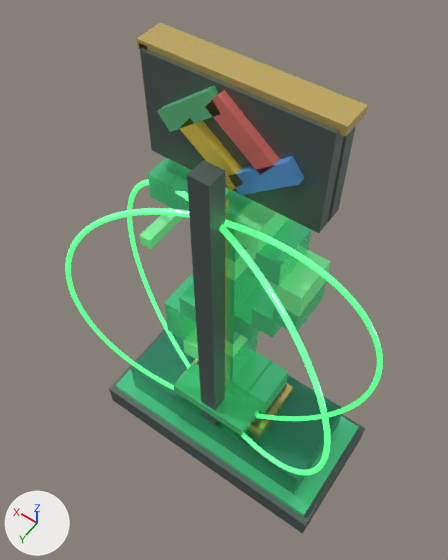
The glTF model assets/gdg_green_dollar_gdg_topper.glb: old version first, new version second.
Before and after are seen from a 50 mm camera at (-2.61, 3.95, 9.96) aimed at (0.26, -0.07, 3.65). Arrows for +X, +Y and +Z are at lower left; the lights stay in place. The picture after the commit comes second. Where no turn or scale is listed for an object, it has been applied to the vertices.

The older version as bpy lines, for what is in view:
```python
ob_emerald_dollar_voxel_5 = bpy.data.objects.new('Emerald_dollar_voxel_5', me_emerald_dollar_voxel_5)
ob_emerald_dollar_voxel_5.location = (0.0, 0.0, 0.0)
ob_gdg_blue_back = bpy.data.objects.new('GDG_blue_back', me_gdg_blue_back)
ob_gdg_blue_back.location = (0.0, 0.0, 0.0)
ob_gdg_green_back = bpy.data.objects.new('GDG_green_back', me_gdg_green_back)
ob_gdg_green_back.location = (0.0, 0.0, 0.0)
ob_gdg_red_back = bpy.data.objects.new('GDG_red_back', me_gdg_red_back)
ob_gdg_red_back.location = (0.0, 0.0, 0.0)
ob_gdg_yellow_back = bpy.data.objects.new('GDG_yellow_back', me_gdg_yellow_back)
ob_gdg_yellow_back.location = (0.0, 0.0, 0.0)
# also in view: 'Emerald_dollar_voxel_7' at (-0.28, 0.0, 1.78); 'Emerald_dollar_voxel_27' at (0.86, 0.0, 2.8); 'Green_aura_orbit_1' at (0.0, 0.48, 3.35); 'Emerald_dollar_voxel_2' at (-0.57, 0.0, 4.84); 'Base_green_trim' at (0.0, 0.0, 0.47)
```
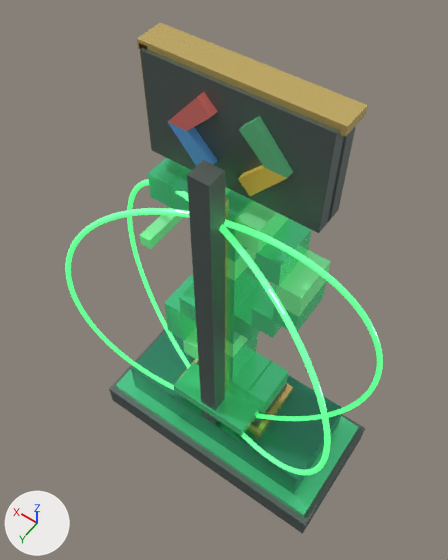
Commit message: fix(sponsors): replace closed diamond with horizontal GDG logo brackets on topper

Where the change shows, as pixel boxes (x1, y1, x2, y2) in the pictures (448 x 560 px):
'GDG_red_back', reshaped (33% narrower, 53% shorter)
    before: (205, 90, 280, 175)
    after: (168, 92, 218, 131)
'GDG_green_back', reshaped
    before: (157, 86, 220, 132)
    after: (239, 116, 293, 178)
'GDG_blue_back', reshaped
    before: (229, 156, 304, 195)
    after: (168, 122, 218, 166)
'GDG_yellow_back', reshaped (22% narrower, 56% shorter)
    before: (180, 119, 243, 191)
    after: (238, 165, 287, 196)

Diff of the bpy script that builds the scene:
```diff
--- a/assets/gdg_green_dollar_gdg_topper.glb.py
+++ b/assets/gdg_green_dollar_gdg_topper.glb.py
@@ me_gdg_blue_back @@
-me_gdg_blue_back.from_pydata(...)  # 8 vertices, 12 faces; spans x -0.798..-0.042, y 0.17..0.29, z 5.689..6.351
-me_gdg_blue_back.vertices[0].co = (-0.798, 0.29, 6.169)  # pixel (298, 184)
-me_gdg_blue_back.vertices[1].co = (-0.798, 0.17, 6.169)
-me_gdg_blue_back.vertices[2].co = (-0.657, 0.29, 6.351)  # pixel (286, 162)
-me_gdg_blue_back.vertices[3].co = (-0.657, 0.17, 6.351)
-me_gdg_blue_back.vertices[4].co = (-0.183, 0.29, 5.689)  # pixel (239, 195)
-me_gdg_blue_back.vertices[5].co = (-0.183, 0.17, 5.689)
-me_gdg_blue_back.vertices[6].co = (-0.042, 0.29, 5.871)  # pixel (228, 175)
-me_gdg_blue_back.vertices[7].co = (-0.042, 0.17, 5.871)
+me_gdg_blue_back.from_pydata(...)  # 8 vertices, 12 faces; spans x 0.15..0.68, y 0.17..0.29, z 5.74..6.18
+# me_gdg_blue_back part 1
+me_gdg_blue_back.vertices[0].co = (0.68, 0.29, 6.18)  # pixel (167, 121)
+me_gdg_blue_back.vertices[1].co = (0.68, 0.17, 6.18)  # pixel (174, 115)
+me_gdg_blue_back.vertices[2].co = (0.44, 0.29, 6.18)  # pixel (186, 131)
+me_gdg_blue_back.vertices[3].co = (0.44, 0.17, 6.18)
+me_gdg_blue_back.vertices[4].co = (0.3, 0.29, 5.74)
+me_gdg_blue_back.vertices[5].co = (0.3, 0.17, 5.74)
+me_gdg_blue_back.vertices[6].co = (0.15, 0.29, 5.89)
+me_gdg_blue_back.vertices[7].co = (0.15, 0.17, 5.89)
 me_gdg_blue_back.materials.append(mat_material_6)
@@ me_gdg_red_back @@
-me_gdg_red_back.from_pydata(...)  # 8 vertices, 12 faces; spans x -0.538..0.218, y 0.17..0.29, z 6.069..6.731
-me_gdg_red_back.vertices[0].co = (-0.397, 0.29, 6.069)  # pixel (260, 174)
-me_gdg_red_back.vertices[1].co = (-0.397, 0.17, 6.069)
-me_gdg_red_back.vertices[2].co = (-0.538, 0.29, 6.251)  # pixel (274, 165)
-me_gdg_red_back.vertices[3].co = (-0.538, 0.17, 6.251)
-me_gdg_red_back.vertices[4].co = (0.218, 0.29, 6.549)  # pixel (204, 106)
-me_gdg_red_back.vertices[5].co = (0.218, 0.17, 6.549)
-me_gdg_red_back.vertices[6].co = (0.077, 0.29, 6.731)  # pixel (217, 95)
-me_gdg_red_back.vertices[7].co = (0.077, 0.17, 6.731)  # pixel (225, 88)
+me_gdg_red_back.from_pydata(...)  # 8 vertices, 12 faces; spans x 0.15..0.68, y 0.17..0.29, z 6.18..6.62
+# me_gdg_red_back part 2
+me_gdg_red_back.vertices[0].co = (0.44, 0.29, 6.18)  # pixel (186, 131)
+me_gdg_red_back.vertices[1].co = (0.44, 0.17, 6.18)
+me_gdg_red_back.vertices[2].co = (0.68, 0.29, 6.18)  # pixel (167, 121)
+me_gdg_red_back.vertices[3].co = (0.68, 0.17, 6.18)  # pixel (174, 115)
+me_gdg_red_back.vertices[4].co = (0.15, 0.29, 6.47)  # pixel (211, 117)
+me_gdg_red_back.vertices[5].co = (0.15, 0.17, 6.47)  # pixel (218, 110)
+me_gdg_red_back.vertices[6].co = (0.3, 0.29, 6.62)  # pixel (197, 97)
+me_gdg_red_back.vertices[7].co = (0.3, 0.17, 6.62)
 me_gdg_red_back.materials.append(mat_material_7)
@@ me_gdg_green_back @@
-me_gdg_green_back.from_pydata(...)  # 8 vertices, 12 faces; spans x 0.042..0.798, y 0.17..0.29, z 6.069..6.731
-me_gdg_green_back.vertices[0].co = (0.042, 0.29, 6.549)  # pixel (220, 114)
-me_gdg_green_back.vertices[1].co = (0.042, 0.17, 6.549)
-me_gdg_green_back.vertices[2].co = (0.183, 0.29, 6.731)  # pixel (207, 90)
-me_gdg_green_back.vertices[3].co = (0.183, 0.17, 6.731)  # pixel (215, 84)
-me_gdg_green_back.vertices[4].co = (0.657, 0.29, 6.069)  # pixel (169, 131)
-me_gdg_green_back.vertices[5].co = (0.657, 0.17, 6.069)
-me_gdg_green_back.vertices[6].co = (0.798, 0.29, 6.251)  # pixel (157, 111)
-me_gdg_green_back.vertices[7].co = (0.798, 0.17, 6.251)
+me_gdg_green_back.from_pydata(...)  # 8 vertices, 12 faces; spans x -0.68..-0.15, y 0.17..0.29, z 6.18..6.62
+# me_gdg_green_back part 3
+me_gdg_green_back.vertices[0].co = (-0.68, 0.29, 6.18)  # pixel (287, 178)
+me_gdg_green_back.vertices[1].co = (-0.68, 0.17, 6.18)
+me_gdg_green_back.vertices[2].co = (-0.44, 0.29, 6.18)  # pixel (264, 167)
+me_gdg_green_back.vertices[3].co = (-0.44, 0.17, 6.18)
+me_gdg_green_back.vertices[4].co = (-0.3, 0.29, 6.62)  # pixel (253, 121)
+me_gdg_green_back.vertices[5].co = (-0.3, 0.17, 6.62)
+me_gdg_green_back.vertices[6].co = (-0.15, 0.29, 6.47)  # pixel (238, 129)
+me_gdg_green_back.vertices[7].co = (-0.15, 0.17, 6.47)
 me_gdg_green_back.materials.append(mat_material_8)
@@ me_gdg_yellow_back @@
-me_gdg_yellow_back.from_pydata(...)  # 8 vertices, 12 faces; spans x -0.218..0.538, y 0.17..0.29, z 5.689..6.351
-me_gdg_yellow_back.vertices[0].co = (-0.077, 0.29, 5.689)  # pixel (231, 190)
-me_gdg_yellow_back.vertices[1].co = (-0.077, 0.17, 5.689)
-me_gdg_yellow_back.vertices[2].co = (-0.218, 0.29, 5.871)  # pixel (243, 183)
-me_gdg_yellow_back.vertices[3].co = (-0.218, 0.17, 5.871)
-me_gdg_yellow_back.vertices[4].co = (0.538, 0.29, 6.169)  # pixel (178, 128)
-me_gdg_yellow_back.vertices[5].co = (0.538, 0.17, 6.169)
-me_gdg_yellow_back.vertices[6].co = (0.397, 0.29, 6.351)  # pixel (189, 118)
-me_gdg_yellow_back.vertices[7].co = (0.397, 0.17, 6.351)
+me_gdg_yellow_back.from_pydata(...)  # 8 vertices, 12 faces; spans x -0.68..-0.15, y 0.17..0.29, z 5.74..6.18
+# me_gdg_yellow_back part 4
+me_gdg_yellow_back.vertices[0].co = (-0.44, 0.29, 6.18)  # pixel (264, 167)
+me_gdg_yellow_back.vertices[1].co = (-0.44, 0.17, 6.18)
+me_gdg_yellow_back.vertices[2].co = (-0.68, 0.29, 6.18)  # pixel (287, 178)
+me_gdg_yellow_back.vertices[3].co = (-0.68, 0.17, 6.18)
+me_gdg_yellow_back.vertices[4].co = (-0.15, 0.29, 5.89)  # pixel (237, 178)
+me_gdg_yellow_back.vertices[5].co = (-0.15, 0.17, 5.89)  # pixel (244, 171)
+me_gdg_yellow_back.vertices[6].co = (-0.3, 0.29, 5.74)  # pixel (250, 196)
+me_gdg_yellow_back.vertices[7].co = (-0.3, 0.17, 5.74)
 me_gdg_yellow_back.materials.append(mat_material_9)
```
